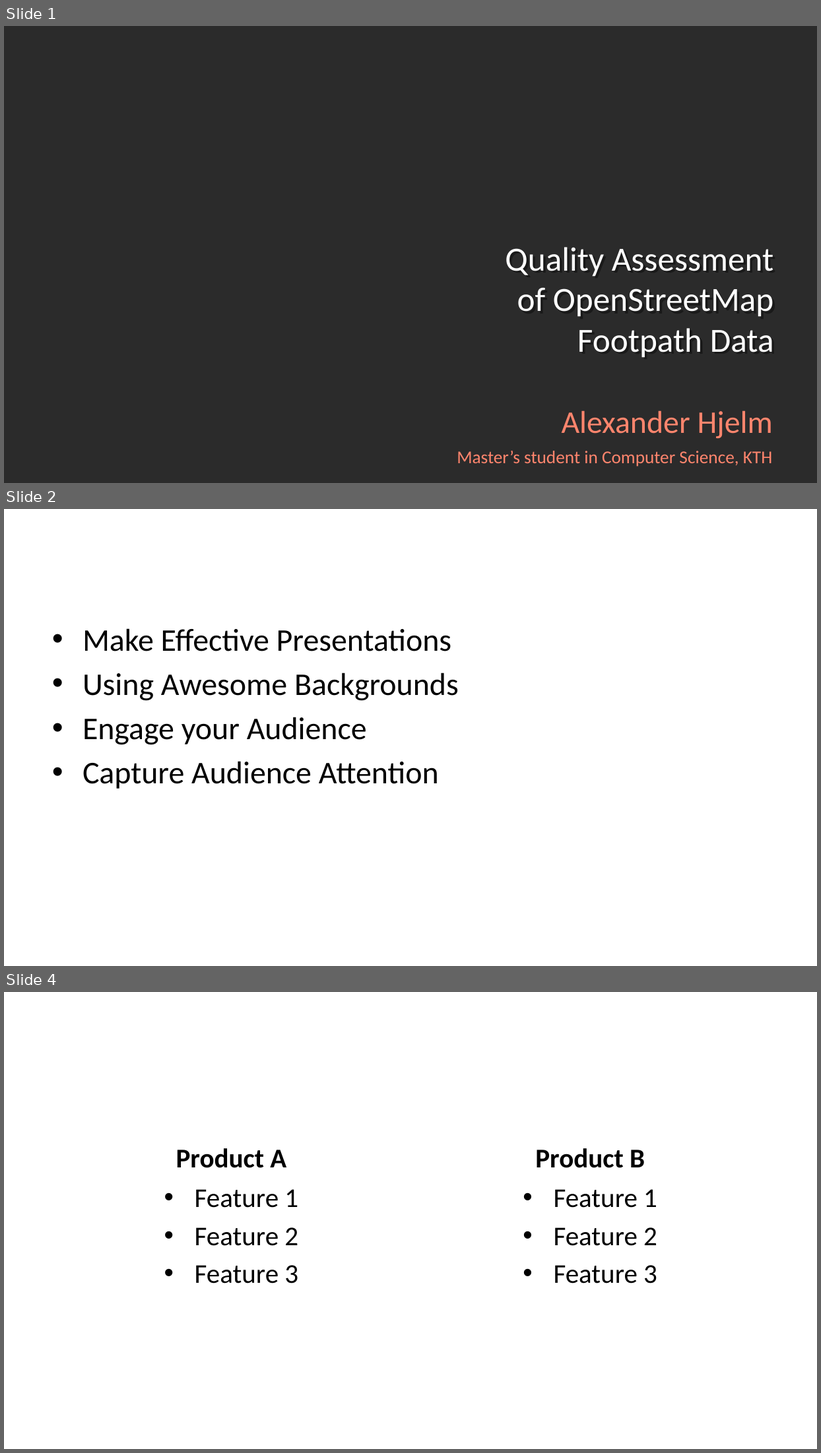
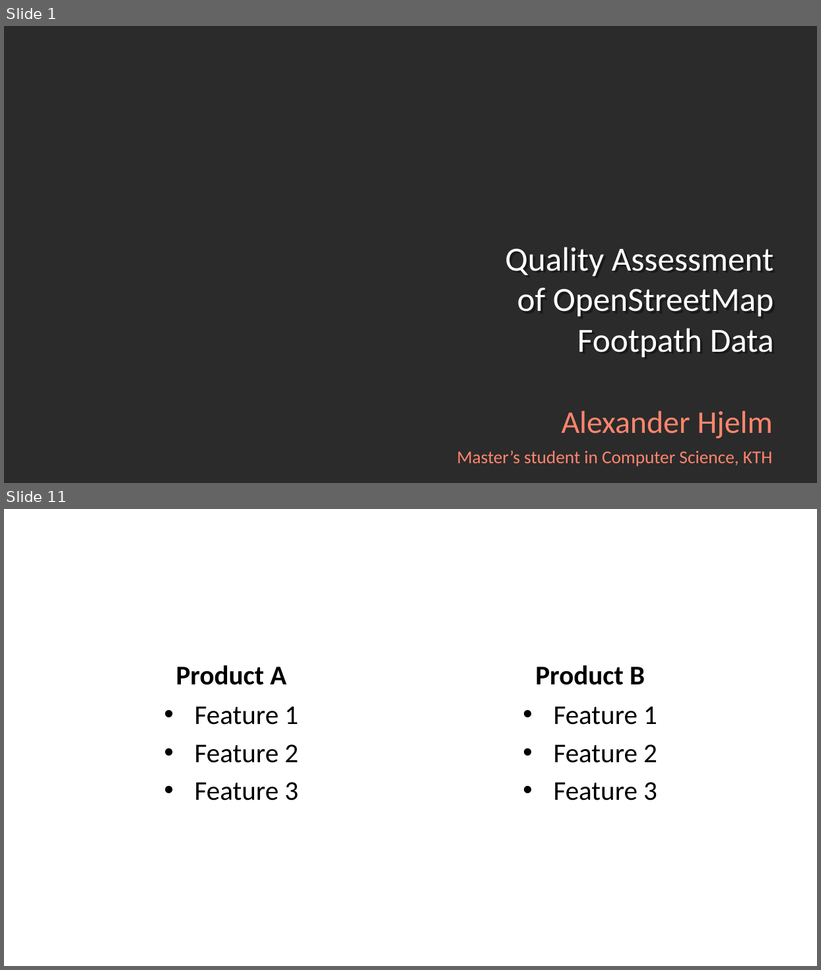
Before and after one commit to Alexander-Hjelm/footpath-planning, a slide deck: presentation/presentation.odp. Shown one above the other, each under a label of ours: slides 1, 2 and 4 before the commit, slides 1 and 11 after it; the slides between them are not shown. The pictures are 821x1453 and 821x970 pixels, drawn with LibreOffice and Linux fonts; fonts in the diff are those of the drawing; background and template pictures are left out; a plain dark background stands for a picture behind light text. Boxes give left, top, right and bottom in pixels: in the first picture for what was removed or moved away, otherwise in the second. Text is boxed around its words. In the diff, an @@ line names an element or a change of style, - is before the commit and + after.

```diff
--- a/presentation/presentation.odp
+++ b/presentation/presentation.odp
@@ slide 2 removed at bbox=[4, 509, 817, 966], background picture (left out) @@
@@ title removed at bbox=[44, 533, 778, 600] @@
-Slide Title
@@ text removed at bbox=[83, 628, 459, 789] @@
-• Make Effective Presentations
-• Using Awesome Backgrounds
-• Engage your Audience
-• Capture Audience Attention
@@ what was slide 4 is now slide 11 @@
```
Also in this commit, not shown: 9 slides added, 1 other slide removed, 2 other files.
